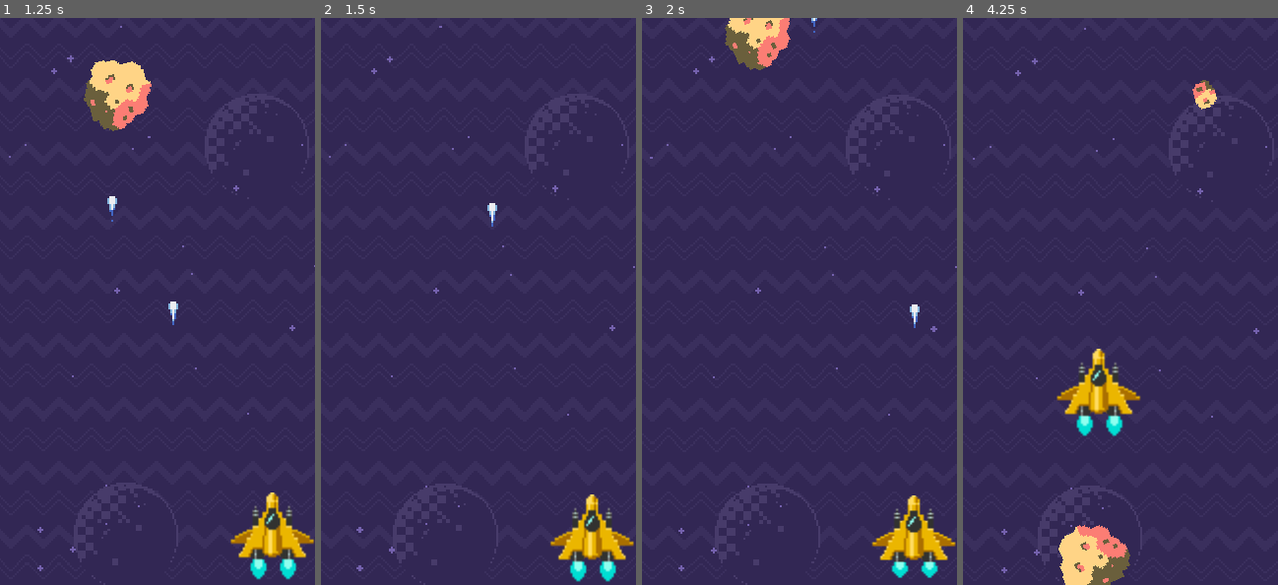
Above: before the commit, frames 1-4 (left to right).
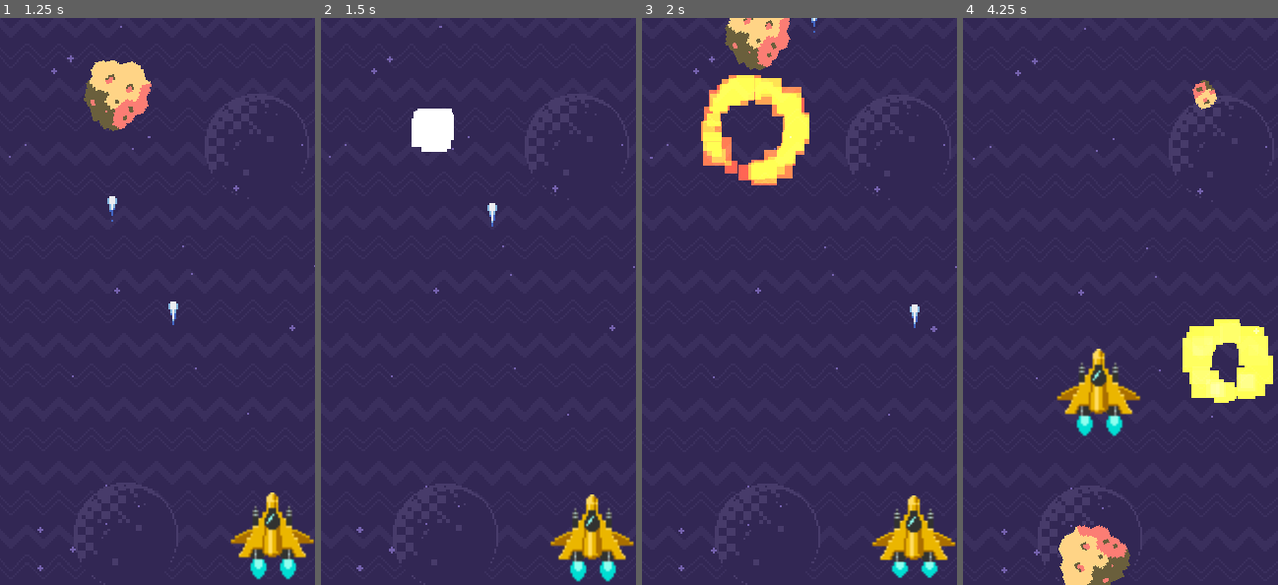
Above: after the commit, the same moments.

Repository: mateusaraujo1/astro-survivor
Game: Godot game, scene res://scenes/game.tscn
Same seed, same stepped clock (60 frames per second), same inputs: the game is played once before the commit and once after it.
Inputs:
- Up to frame 1 (1.25 s): tap Enter (ui_accept) at 0.5, 0.77 s; hold Right (ui_right) from 0.53 s (still down)
- Up to frame 2 (1.5 s): release Right (ui_right) at 1.28 s; hold Down (ui_down) from 1.28 s (still down)
- Up to frame 3 (2 s): keep holding Down (ui_down); tap Enter (ui_accept) at 1.52 s
- Up to frame 4 (4.25 s): release Down (ui_down) at 2.03 s; hold Right (ui_right) 2.03-2.78 s; hold Up (ui_up) 2.78-3.53 s; tap Enter (ui_accept) at 3.02, 3.77 s; hold Left (ui_left) from 3.53 s (still down)

Frame 1 is identical in both runs. In frame 2, 1.0% of the frame differs, in the area x 28-43%, y 15-24%; in frame 3, 3.8%, in the area x 18-54%, y 10-30%; in frame 4, 3.0%.

Commit message:
a11: explosao dos asteroides com particulas

Diff:
--- /dev/null
+++ b/scenes/explosion.tscn
@@ -0,0 +1,36 @@
+[gd_scene load_steps=6 format=2]
+
+[ext_resource path="res://scripts/explosion.gd" type="Script" id=1]
+
+[sub_resource type="CanvasItemMaterial" id=4]
+blend_mode = 1
+
+[sub_resource type="Gradient" id=1]
+offsets = PoolRealArray( 0, 0.365591, 0.698925, 1 )
+colors = PoolColorArray( 1, 1, 1, 1, 1, 0.993164, 0, 1, 1, 0, 0, 1, 1, 0, 0, 0 )
+
+[sub_resource type="GradientTexture" id=2]
+gradient = SubResource( 1 )
+
+[sub_resource type="ParticlesMaterial" id=3]
+flag_disable_z = true
+spread = 180.0
+gravity = Vector3( 0, 0, 0 )
+initial_velocity = 50.0
+orbit_velocity = 0.0
+orbit_velocity_random = 0.0
+damping = 43.0
+scale = 15.0
+scale_random = 0.76
+color_ramp = SubResource( 2 )
+
+[node name="explosion" type="Node2D"]
+script = ExtResource( 1 )
+
+[node name="particles" type="Particles2D" parent="."]
+material = SubResource( 4 )
+emitting = false
+amount = 50
+one_shot = true
+explosiveness = 0.9
+process_material = SubResource( 3 )
--- a/scripts/asteroide.gd
+++ b/scripts/asteroide.gd
@@ -3,6 +3,8 @@
 var chosen = 0
 onready var velocidade_y = rand_range(30, 200)
 onready var velocidade_x = rand_range(-60, 60)
+
+signal destroied(node)
 
 func _ready():
 	randomize()
@@ -33,13 +35,16 @@
 		global_position.x = -40
 	if global_position.x < -40:
 		global_position.x = 200
+	#quando asteroide some na lateral, aparece na outra lateral
 
-	#quando asteroide some na lateral, aparece na outra lateral
+	if global_position.y > 300:
+		queue_free()
 
 
 func _on_area_area_entered(area):
 	get_tree().call_group("camera", "treme", 1)
 	#chama o grupo camera, chama a funcao treme com valor 1
 	#treme se destruir um asteroide (talvez tirar isso)
+	emit_signal("destroied", self)
 	queue_free()
 	#asteroide some se bater em algo
--- a/scripts/camera.gd
+++ b/scripts/camera.gd
@@ -11,10 +11,12 @@
 	if forca > 0:
 		time += delta * 100
 		#velocidade que gira/treme
+
 		global_position = Vector2(forca, forca).rotated(time)
 		#faz a camera girar/tremer
 
 		forca = lerp(forca, 0, .01)
+
 	#lerp faz ir de um valor (param 1) a outro valor (param 2) gradualmente (param 3)
 	#ou seja, faz o tremer ir parando aos poucos
 
--- /dev/null
+++ b/scripts/explosion.gd
@@ -0,0 +1,12 @@
+extends Node2D
+
+
+func _ready():
+	$particles.emitting = true
+
+
+# Called every frame. 'delta' is the elapsed time since the previous frame.
+func _process(delta):
+	if not $particles.emitting:
+		queue_free()
+	#apaga as particulas de explosao depois que elas emitem
--- a/scripts/inimigos.gd
+++ b/scripts/inimigos.gd
@@ -1,6 +1,7 @@
 extends Node2D
 
 const PRE_ASTEROIDE = preload("res://scenes/asteroide.tscn")
+const PRE_EXPLOSAO = preload("res://scenes/explosion.tscn")
 
 export(NodePath) var nave
 
@@ -16,6 +17,7 @@
 func _on_spawn_timer_timeout():
 	#quando o timer acabar, vai criar o inimigo
 	var asteroide = PRE_ASTEROIDE.instance()
+	asteroide.connect("destroied", self, "on_asteroide_destroied")
 	add_child(asteroide)
 	asteroide.global_position = Vector2(rand_range(40, 120), -60)
 	restartTimer()
@@ -23,3 +25,8 @@
 func restartTimer():
 	$spawn_timer.wait_time = rand_range(.2, 1)
 	$spawn_timer.start()
+
+func on_asteroide_destroied(asteroide):
+	var explosao = PRE_EXPLOSAO.instance()
+	add_child(explosao)
+	explosao.global_position = asteroide.global_position
